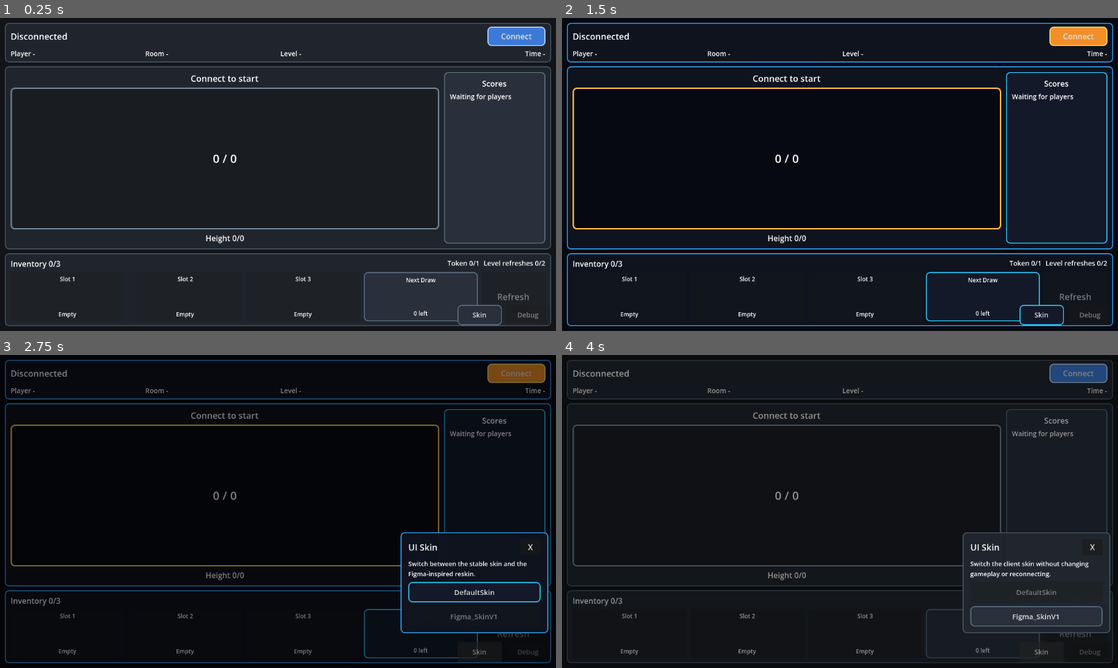
Above: before the commit, frames 1-4 (two rows, left to right).
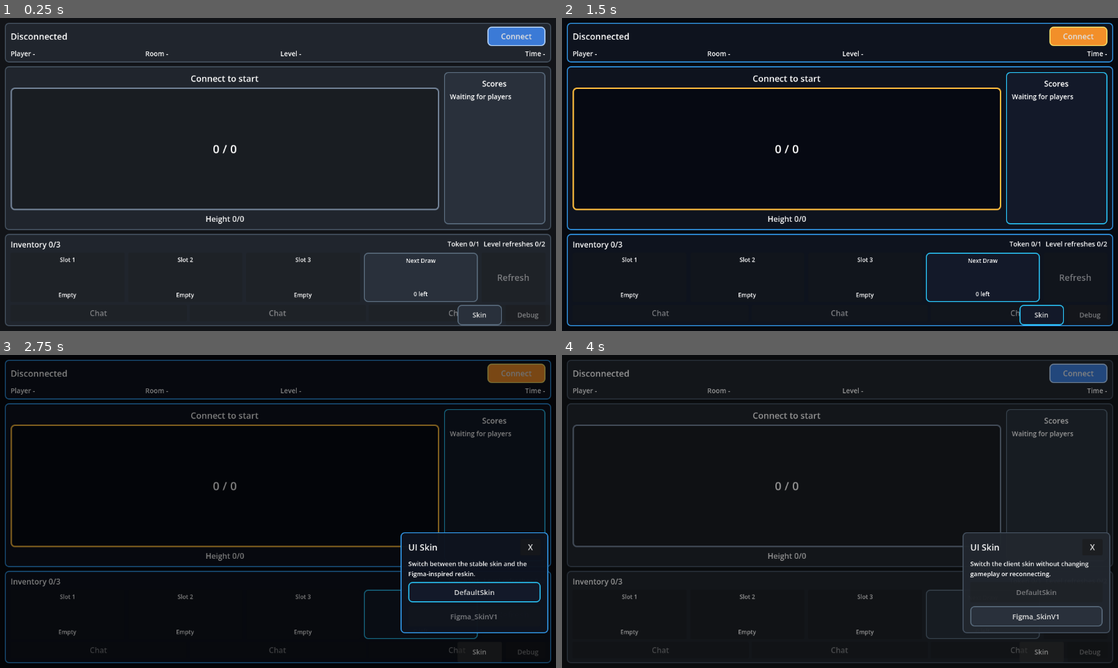
Above: after the commit, the same moments.

Repository: trake25/Corp-Tower
Game: Godot game, scene res://Cor/Scenes/Main.tscn
The game is run twice, just before and just after one commit, with the same random seed, the same clock (stepped at 60 frames per second) and the same inputs.
Inputs:
- Up to frame 1 (0.25 s): no input
- Up to frame 2 (1.5 s): click "Skin" at 0.5 s; click "Figma_SkinV1" at 1.25 s
- Up to frame 3 (2.75 s): click "Skin" at 2 s
- Up to frame 4 (4 s): click "DefaultSkin" at 2.75 s; click "Skin" at 3.5 s

The runs differ from the first frame. In frame 1, 4.4% of the frame differs, in the area x 0-100%, y 40-97%; in frame 2, 4.7%; in frame 3, 2.9%; in frame 4, 2.4%.

Commit message:
Placement Overlay UI CD and Quick Chat

Diff:
--- a/src/Client/App/corp-tower/Cor/Scenes/Skins/DefaultSkin.tscn
+++ b/src/Client/App/corp-tower/Cor/Scenes/Skins/DefaultSkin.tscn
@@ -1,9 +1,10 @@
-[gd_scene load_steps=11 format=3]
+[gd_scene load_steps=12 format=3]
 
 [ext_resource type="Script" path="res://Cor/Scripts/BlockPreview.gd" id="2_blockpreview"]
 [ext_resource type="Script" path="res://Cor/Scripts/TowerStack.gd" id="3_towerstack"]
 [ext_resource type="Script" path="res://Cor/Scripts/DebugOverlay.gd" id="4_debugoverlay"]
 [ext_resource type="Theme" path="res://Cor/Themes/DefaultSkinTheme.tres" id="5_theme"]
+[ext_resource type="Script" path="res://Cor/Scripts/CooldownOverlay.gd" id="6_cooldown"]
 
 [sub_resource type="StyleBoxFlat" id="StyleBoxFlat_Background"]
 bg_color = Color(0.07, 0.08, 0.095, 1)
@@ -352,6 +353,16 @@
 size_flags_horizontal = 3
 theme_override_styles/normal = SubResource("StyleBoxFlat_ActionButton")
 
+[node name="CooldownOverlay" type="Control" parent="SafeArea/Root/BottomControls/BottomMargin/BottomRows/ActionRow/PlaceBlockButton1"]
+layout_mode = 1
+anchors_preset = 15
+anchor_right = 1.0
+anchor_bottom = 1.0
+grow_horizontal = 2
+grow_vertical = 2
+mouse_filter = 2
+script = ExtResource("6_cooldown")
+
 [node name="CardMargin" type="MarginContainer" parent="SafeArea/Root/BottomControls/BottomMargin/BottomRows/ActionRow/PlaceBlockButton1"]
 layout_mode = 1
 anchors_preset = 15
@@ -400,6 +411,16 @@
 size_flags_horizontal = 3
 theme_override_styles/normal = SubResource("StyleBoxFlat_ActionButton")
 
+[node name="CooldownOverlay" type="Control" parent="SafeArea/Root/BottomControls/BottomMargin/BottomRows/ActionRow/PlaceBlockButton2"]
+layout_mode = 1
+anchors_preset = 15
+anchor_right = 1.0
+anchor_bottom = 1.0
+grow_horizontal = 2
+grow_vertical = 2
+mouse_filter = 2
+script = ExtResource("6_cooldown")
+
 [node name="CardMargin" type="MarginContainer" parent="SafeArea/Root/BottomControls/BottomMargin/BottomRows/ActionRow/PlaceBlockButton2"]
 layout_mode = 1
 anchors_preset = 15
@@ -447,6 +468,16 @@
 layout_mode = 2
 size_flags_horizontal = 3
 theme_override_styles/normal = SubResource("StyleBoxFlat_ActionButton")
+
+[node name="CooldownOverlay" type="Control" parent="SafeArea/Root/BottomControls/BottomMargin/BottomRows/ActionRow/PlaceBlockButton3"]
+layout_mode = 1
+anchors_preset = 15
+anchor_right = 1.0
+anchor_bottom = 1.0
+grow_horizontal = 2
+grow_vertical = 2
+mouse_filter = 2
+script = ExtResource("6_cooldown")
 
 [node name="CardMargin" type="MarginContainer" parent="SafeArea/Root/BottomControls/BottomMargin/BottomRows/ActionRow/PlaceBlockButton3"]
 layout_mode = 1
@@ -1138,3 +1169,28 @@
 [node name="AssistThresholdSlider" type="HSlider" parent="DebugOverlay/DebugPanel/DebugMargin/DebugOuterRows/DebugTabs/Scoring/ScoringRows"]
 unique_name_in_owner = true
 layout_mode = 2
+
+[node name="QuickChatRow" type="HBoxContainer" parent="SafeArea/Root/BottomControls/BottomMargin/BottomRows"]
+layout_mode = 2
+theme_override_constants/separation = 6
+
+[node name="QuickChatButton1" type="Button" parent="SafeArea/Root/BottomControls/BottomMargin/BottomRows/QuickChatRow"]
+unique_name_in_owner = true
+custom_minimum_size = Vector2(0, 34)
+layout_mode = 2
+size_flags_horizontal = 3
+text = "Place now!"
+
+[node name="QuickChatButton2" type="Button" parent="SafeArea/Root/BottomControls/BottomMargin/BottomRows/QuickChatRow"]
+unique_name_in_owner = true
+custom_minimum_size = Vector2(0, 34)
+layout_mode = 2
+size_flags_horizontal = 3
+text = "I'm out of blocks!"
+
+[node name="QuickChatButton3" type="Button" parent="SafeArea/Root/BottomControls/BottomMargin/BottomRows/QuickChatRow"]
+unique_name_in_owner = true
+custom_minimum_size = Vector2(0, 34)
+layout_mode = 2
+size_flags_horizontal = 3
+text = "Sorry!"
--- a/src/Client/App/corp-tower/Cor/Scenes/Skins/Figma_SkinV1.tscn
+++ b/src/Client/App/corp-tower/Cor/Scenes/Skins/Figma_SkinV1.tscn
@@ -1,9 +1,10 @@
-[gd_scene load_steps=11 format=3]
+[gd_scene load_steps=12 format=3]
 
 [ext_resource type="Script" path="res://Cor/Scripts/BlockPreview.gd" id="2_blockpreview"]
 [ext_resource type="Script" path="res://Cor/Scripts/TowerStack.gd" id="3_towerstack"]
 [ext_resource type="Script" path="res://Cor/Scripts/DebugOverlay.gd" id="4_debugoverlay"]
 [ext_resource type="Theme" path="res://Cor/Themes/Figma_SkinV1Theme.tres" id="5_theme"]
+[ext_resource type="Script" path="res://Cor/Scripts/CooldownOverlay.gd" id="6_cooldown"]
 
 [sub_resource type="StyleBoxFlat" id="StyleBoxFlat_Background"]
 bg_color = Color(0.025, 0.035, 0.06, 1)
@@ -352,6 +353,16 @@
 size_flags_horizontal = 3
 theme_override_styles/normal = SubResource("StyleBoxFlat_ActionButton")
 
+[node name="CooldownOverlay" type="Control" parent="SafeArea/Root/BottomControls/BottomMargin/BottomRows/ActionRow/PlaceBlockButton1"]
+layout_mode = 1
+anchors_preset = 15
+anchor_right = 1.0
+anchor_bottom = 1.0
+grow_horizontal = 2
+grow_vertical = 2
+mouse_filter = 2
+script = ExtResource("6_cooldown")
+
 [node name="CardMargin" type="MarginContainer" parent="SafeArea/Root/BottomControls/BottomMargin/BottomRows/ActionRow/PlaceBlockButton1"]
 layout_mode = 1
 anchors_preset = 15
@@ -400,6 +411,16 @@
 size_flags_horizontal = 3
 theme_override_styles/normal = SubResource("StyleBoxFlat_ActionButton")
 
+[node name="CooldownOverlay" type="Control" parent="SafeArea/Root/BottomControls/BottomMargin/BottomRows/ActionRow/PlaceBlockButton2"]
+layout_mode = 1
+anchors_preset = 15
+anchor_right = 1.0
+anchor_bottom = 1.0
+grow_horizontal = 2
+grow_vertical = 2
+mouse_filter = 2
+script = ExtResource("6_cooldown")
+
 [node name="CardMargin" type="MarginContainer" parent="SafeArea/Root/BottomControls/BottomMargin/BottomRows/ActionRow/PlaceBlockButton2"]
 layout_mode = 1
 anchors_preset = 15
@@ -447,6 +468,16 @@
 layout_mode = 2
 size_flags_horizontal = 3
 theme_override_styles/normal = SubResource("StyleBoxFlat_ActionButton")
+
+[node name="CooldownOverlay" type="Control" parent="SafeArea/Root/BottomControls/BottomMargin/BottomRows/ActionRow/PlaceBlockButton3"]
+layout_mode = 1
+anchors_preset = 15
+anchor_right = 1.0
+anchor_bottom = 1.0
+grow_horizontal = 2
+grow_vertical = 2
+mouse_filter = 2
+script = ExtResource("6_cooldown")
 
 [node name="CardMargin" type="MarginContainer" parent="SafeArea/Root/BottomControls/BottomMargin/BottomRows/ActionRow/PlaceBlockButton3"]
 layout_mode = 1
@@ -1138,3 +1169,28 @@
 [node name="AssistThresholdSlider" type="HSlider" parent="DebugOverlay/DebugPanel/DebugMargin/DebugOuterRows/DebugTabs/Scoring/ScoringRows"]
 unique_name_in_owner = true
 layout_mode = 2
+
+[node name="QuickChatRow" type="HBoxContainer" parent="SafeArea/Root/BottomControls/BottomMargin/BottomRows"]
+layout_mode = 2
+theme_override_constants/separation = 6
+
+[node name="QuickChatButton1" type="Button" parent="SafeArea/Root/BottomControls/BottomMargin/BottomRows/QuickChatRow"]
+unique_name_in_owner = true
+custom_minimum_size = Vector2(0, 34)
+layout_mode = 2
+size_flags_horizontal = 3
+text = "Place now!"
+
+[node name="QuickChatButton2" type="Button" parent="SafeArea/Root/BottomControls/BottomMargin/BottomRows/QuickChatRow"]
+unique_name_in_owner = true
+custom_minimum_size = Vector2(0, 34)
+layout_mode = 2
+size_flags_horizontal = 3
+text = "I'm out of blocks!"
+
+[node name="QuickChatButton3" type="Button" parent="SafeArea/Root/BottomControls/BottomMargin/BottomRows/QuickChatRow"]
+unique_name_in_owner = true
+custom_minimum_size = Vector2(0, 34)
+layout_mode = 2
+size_flags_horizontal = 3
+text = "Sorry!"
--- /dev/null
+++ b/src/Client/App/corp-tower/Cor/Scripts/CooldownOverlay.gd
@@ -0,0 +1,25 @@
+extends Control
+
+var remaining_ratio: float = 0.0
+
+func set_remaining_ratio(value: float) -> void:
+	remaining_ratio = clampf(value, 0.0, 1.0)
+	visible = remaining_ratio > 0.0
+	queue_redraw()
+
+func _notification(what: int) -> void:
+	if what == NOTIFICATION_RESIZED:
+		queue_redraw()
+
+func _draw() -> void:
+	if remaining_ratio <= 0.0:
+		return
+
+	var radius: float = minf(size.x, size.y) * 0.24
+	var center: Vector2 = Vector2(size.x - radius - 8.0, radius + 8.0)
+	var start_angle: float = -PI * 0.5
+	var end_angle: float = start_angle + TAU * remaining_ratio
+
+	draw_circle(center, radius + 3.0, Color(0.03, 0.06, 0.12, 0.78))
+	draw_arc(center, radius, start_angle, end_angle, 28, Color(1.0, 0.78, 0.2, 1.0), 4.0, true)
+	draw_arc(center, radius + 4.0, 0.0, TAU, 28, Color(1.0, 1.0, 1.0, 0.3), 1.0, true)
--- a/src/Client/App/corp-tower/Cor/Scripts/Main.gd
+++ b/src/Client/App/corp-tower/Cor/Scripts/Main.gd
@@ -29,6 +29,8 @@
 
 var active_skin: Control
 var inventory_buttons: Array = []
+var cooldown_overlays: Array = []
+var quick_chat_buttons: Array = []
 var block_previews: Array = []
 var block_height_labels: Array = []
 var block_name_labels: Array = []
@@ -42,6 +44,10 @@
 var player_color_map: Dictionary = {}
 var player_order: Array[String] = []
 var seen_score_event_ids: Dictionary = {}
+var seen_quick_chat_event_ids: Dictionary = {}
+var quick_chat_templates: Array = []
+var quick_chat_cooldown_ms: int = 6000
+var last_quick_chat_sent_at_ms: int = 0
 var current_level: int = 0
 var placement_score_popup_duration_ms: int = SCORE_POPUP_DEFAULT_DURATION_MS
 var finish_score_popup_duration_ms: int = SCORE_POPUP_DEFAULT_DURATION_MS
@@ -288,6 +294,14 @@
 		require_node("BlockNameLabel2") as Label,
 		require_node("BlockNameLabel3") as Label
 	]
+	cooldown_overlays = []
+	for button in inventory_buttons:
+		cooldown_overlays.append(button.get_node_or_null("CooldownOverlay") as Control)
+	quick_chat_buttons = [
+		optional_node("QuickChatButton1") as Button,
+		optional_node("QuickChatButton2") as Button,
+		optional_node("QuickChatButton3") as Button
+	]
 
 	debug_button = optional_node("DebugButton") as Button
 	debug_overlay = optional_node("DebugOverlay") as Control
@@ -392,6 +406,12 @@
 
 	connect_button.pressed.connect(on_connect_pressed)
 	refresh_button.pressed.connect(on_refresh_pressed)
+	for i in range(quick_chat_buttons.size()):
+		var quick_chat_button: Button = quick_chat_buttons[i]
+		if quick_chat_button != null:
+			quick_chat_button.focus_mode = Control.FOCUS_NONE
+			quick_chat_button.pressed.connect(func(): on_quick_chat_pressed(i))
+	update_quick_chat_buttons()
 
 func setup_debug_controls() -> void:
 	if debug_button == null:
@@ -548,6 +568,9 @@
 	if is_block_dragging:
 		_handle_block_drag_input(event)
 
+func _process(_delta: float) -> void:
+	update_placement_cooldown_overlays()
+
 func on_connect_pressed() -> void:
 	NetworkManager.toggle_connection()
 
@@ -557,6 +580,16 @@
 
 	last_placement_sent_at_ms = Time.get_ticks_msec()
 	NetworkManager.place_block(index)
+
+func on_quick_chat_pressed(slot: int) -> void:
+	if !NetworkManager.is_conn_estab or current_match_state != "playing":
+		return
+	if slot < 0 or slot >= quick_chat_templates.size():
+		return
+	if Time.get_ticks_msec() - last_quick_chat_sent_at_ms < quick_chat_cooldown_ms:
+		return
+	last_quick_chat_sent_at_ms = Time.get_ticks_msec()
+	NetworkManager.send_quick_chat(slot)
 
 func _on_inventory_card_gui_input(event: InputEvent, index: int) -> void:
 	if is_block_dragging:
@@ -652,6 +685,23 @@
 
 	var elapsed_ms: int = Time.get_ticks_msec() - last_placement_sent_at_ms
 	return maxi(0, placement_cooldown_ms - elapsed_ms)
+
+func update_placement_cooldown_overlays() -> void:
+	var ratio: float = 0.0
+	if placement_cooldown_ms > 0:
+		ratio = float(get_placement_cooldown_remaining_ms()) / float(placement_cooldown_ms)
+	for overlay in cooldown_overlays:
+		if overlay != null and overlay.has_method("set_remaining_ratio"):
+			overlay.call("set_remaining_ratio", ratio)
+
+func update_quick_chat_buttons() -> void:
+	for i in range(quick_chat_buttons.size()):
+		var button: Button = quick_chat_buttons[i]
+		if button == null:
+			continue
+		var has_template: bool = i < quick_chat_templates.size()
+		button.text = str(quick_chat_templates[i]) if has_template else "Chat"
+		button.disabled = !has_template or !NetworkManager.is_conn_estab or current_match_state != "playing"
 
 func begin_block_drag(index: int, global_pos: Vector2, pointer_id: int) -> void:
 	if drag_preview == null:
@@ -910,6 +960,7 @@
 		seen_score_event_ids.clear()
 		last_level_summary_key = ""
 		clear_score_popups()
+		seen_quick_chat_event_ids.clear()
 		cancel_pending_level_summary()
 		if state != "finished" and state != "failed":
 			hide_level_summary()
@@ -974,6 +1025,10 @@
 		my_blocks,
 		int(data.get("activeInventorySlots", MAX_INVENTORY_SLOTS))
 	)
+	quick_chat_templates = data.get("quickChatTemplates", quick_chat_templates)
+	quick_chat_cooldown_ms = int(data.get("quickChatCooldownMs", quick_chat_cooldown_ms))
+	update_quick_chat_buttons()
+	process_quick_chat_events(data.get("quickChatEvents", []), players)
 
 	var score_popup_wait_seconds: float = process_score_events(data.get("scoreEvents", []), players)
 
@@ -1258,6 +1313,25 @@
 		)
 
 	return max_popup_duration_seconds
+
+func process_quick_chat_events(raw_events: Variant, players: Array) -> void:
+	if typeof(raw_events) != TYPE_ARRAY:
+		return
+
+	for raw_event in raw_events:
+		if typeof(raw_event) != TYPE_DICTIONARY:
+			continue
+		var event: Dictionary = raw_event
+		var event_id: String = str(event.get("id", ""))
+		if event_id == "" or seen_quick_chat_event_ids.has(event_id):
+			continue
+		seen_quick_chat_event_ids[event_id] = true
+		var player_id: String = str(event.get("playerId", ""))
+		show_score_event_popup({
+			"type": "quick_chat",
+			"playerId": player_id,
+			"label": get_player_display_name(player_id, players) + ": " + str(event.get("text", ""))
+		}, players, 2.5)
 
 func show_score_event_popup(
 	event: Dictionary,
--- a/src/Client/App/corp-tower/Sys/NetMan/NetworkManager.gd
+++ b/src/Client/App/corp-tower/Sys/NetMan/NetworkManager.gd
@@ -167,6 +167,15 @@
 	)
 
 	print("refresh_blocks sent")
+
+func send_quick_chat(slot: int) -> void:
+	if !is_conn_estab:
+		return
+
+	ws.send_text(JSON.stringify({
+		"type": "send_quick_chat",
+		"slot": slot
+	}))
 
 func _process(delta: float) -> void:
 	if auto_reconnect_delay_remaining >= 0.0:
Not shown, added: src/Client/App/corp-tower/Cor/Scripts/CooldownOverlay.gd.uid
Not shown, changed: docs/Corp_Tower_GDD.md
Not shown, changed: docs/Corp_Tower_TDD.md
Not shown, changed: docs/components/Client UI Skins.md
Not shown, changed: docs/components/Game Config.md
Not shown, changed: docs/components/Game Engine.md
Not shown, changed: docs/components/Main UI Controller.md
Not shown, changed: docs/components/NetworkManager.md
Not shown, changed: docs/components/Redis State.md
Not shown, changed: docs/components/Server Entry.md
Not shown, changed: docs/components/Server Score Events Tests.md
Not shown, changed: src/Server/Game_Config.js
(and 5 more such lines)
